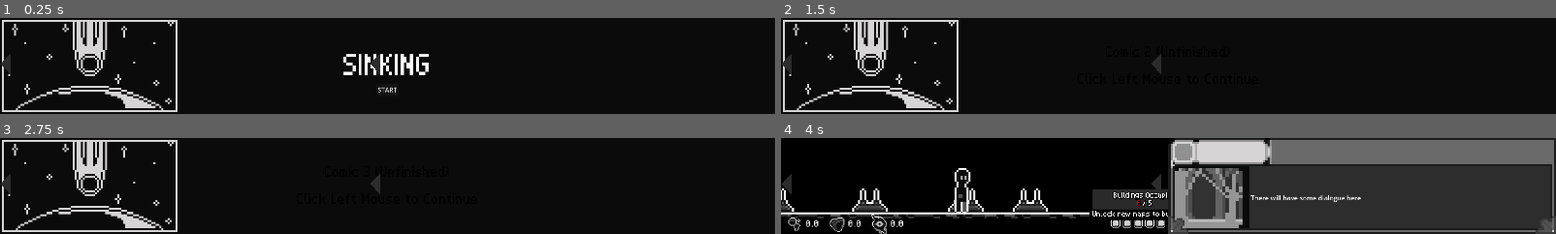
Above: before the commit, frames 1-4 (two rows, left to right).
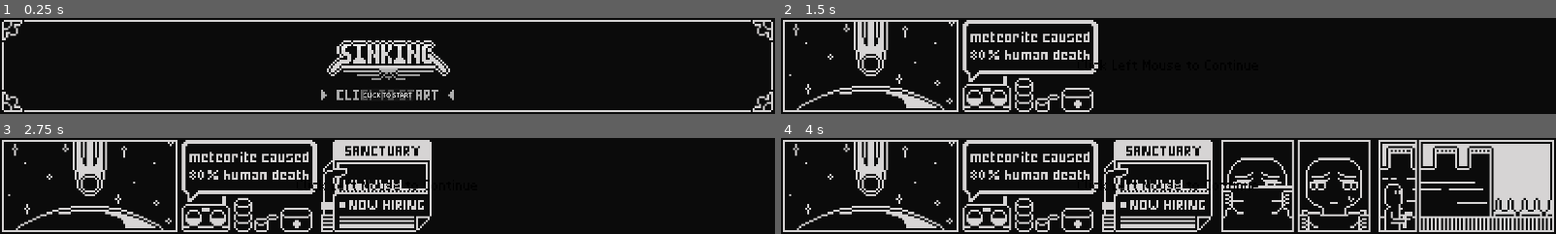
Above: after the commit, the same moments.

Repository: CarolShi417/Sinking
Game: Godot game, scene res://scenes/Scene/overall.tscn
Same seed, same stepped clock (60 frames per second), same inputs: the game is played once before the commit and once after it. This scene is started directly instead of the project's main scene.
Inputs (mouse positions are in pixels of both pictures, inside the frame that each line leads up to):
- Up to frame 1 (0.25 s): no input
- Up to frame 2 (1.5 s): click "START" (after the commit: "CLICK TO START") at 0.5 s; tap Enter at 1.25 s; move the mouse to (1339, 61) at 1.27 s; click (1339, 61) at 1.42 s
- Up to frame 3 (2.75 s): tap Space at 2 s; move the mouse to (232, 190) at 2.02 s; click (232, 190) at 2.17 s
- Up to frame 4 (4 s): tap Enter at 2.75 s; move the mouse to (1246, 164) at 2.77 s; click (1246, 164) at 2.92 s; tap Space at 3.5 s; move the mouse to (1129, 205) at 3.52 s; click (1129, 205) at 3.67 s

The runs differ from the first frame. In frame 1, 12% of the frame differs, in the area x 0-100%, y 2-98%; in frame 2, 6.1%; in frame 3, 12%; in frame 4, 63%, in the area x 0-100%, y 2-100%.
Error before the commit: Invalid access to property or key 'map_selected' on a base object of type 'null instance'. (res://scenes/Scene/maps_controller.gd:17)

Commit message:
1优化代码中所有root/；2更新开始界面和开场漫画
1 把所有get node “root”绝对路径改为../../相对路径，方便多个场景单独运行

Diff:
--- a/scenes/Scene/maps_controller.gd
+++ b/scenes/Scene/maps_controller.gd
@@ -1,7 +1,7 @@
 extends Sprite2D
 
 
-@onready var map_select_panel : PanelContainer = get_node("/root/Game/GameScreenUI/MapSelectPanel")
+@onready var map_select_panel : PanelContainer = get_node("../../../GameScreenUI/MapSelectPanel")
 var current_map_id: String = ""
 @export var mapA: Sprite2D
 @export var mapB: Sprite2D
--- a/scenes/UI/ArrowScrollforMain.gd
+++ b/scenes/UI/ArrowScrollforMain.gd
@@ -2,7 +2,7 @@
 
 @export var scroll_direction := 1      # 左箭头 = -1, 右箭头 = 1
 @export var scroll_speed := 300.0
-@onready var main_texture := get_node("/root/Game/MainZoneClip/MainTexture")  # 地图 Node2D
+@onready var main_texture := get_node("../../../MainZoneClip/MainTexture")  # 地图 Node2D
 
 var hovering := false
 
--- a/scenes/UI/building_vacancy_panel.gd
+++ b/scenes/UI/building_vacancy_panel.gd
@@ -4,7 +4,7 @@
 @export var filled_texture: Texture2D
 
 @onready var hbox : HBoxContainer = $MarginContainer/HBoxContainer
-@onready var vacancyInfoPanel : PanelContainer = get_node("/root/Game/GameScreenUI/BuildingVacancyInfoPanel")
+@onready var vacancyInfoPanel : PanelContainer = get_node("../BuildingVacancyInfoPanel")
 
 var capacity := 5
 var occupied := 0
--- a/scenes/UI/button_assign_controller.gd
+++ b/scenes/UI/button_assign_controller.gd
@@ -1,11 +1,11 @@
 extends Node
 
-@onready var map_select_panel : PanelContainer = get_node("/root/Game/GameScreenUI/MapSelectPanel")
+@onready var map_select_panel : PanelContainer = get_node("../../GameScreenUI/MapSelectPanel")
 
 signal on_assign_worker
 
 func _ready():
-
+	#print(get_path())
 	map_select_panel.has_assigned.connect(_on_assigned_pressed)
 
 func _on_assigned_pressed():
--- a/scenes/UI/game_screen_ui.tscn
+++ b/scenes/UI/game_screen_ui.tscn
@@ -30,6 +30,7 @@
 real_time_fragment_gain_display = NodePath("../../RealTimeFragmentGainDisplay")
 
 [node name="MapSelectPanel" parent="." instance=ExtResource("3_gunxf")]
+unique_name_in_owner = true
 z_index = 50
 layout_mode = 1
 anchors_preset = 0
@@ -111,7 +112,7 @@
 texture = ExtResource("7_1dlqw")
 offset = Vector2(-480, 120)
 
-[node name="CanvasLayer" type="CanvasLayer" parent="."]
+[node name="CanvasLayer" type="Node2D" parent="."]
 
 [node name="LeftArrow" parent="CanvasLayer" instance=ExtResource("10_plqit")]
 z_index = 110
--- a/scenes/UI/game_ui_theme.tres
+++ b/scenes/UI/game_ui_theme.tres
@@ -3,7 +3,7 @@
 [ext_resource type="FontFile" uid="uid://caji7scvx16ur" path="res://assets/UI/Fonts/pixelFont-7-8x14-sproutLands.ttf" id="1_63rmd"]
 [ext_resource type="Texture2D" uid="uid://l7o0do0pvstt" path="res://assets/UI/map_fragment&timeProgress/map_progress_bar.png" id="3_vespo"]
 [ext_resource type="Texture2D" uid="uid://7kgcf0m8pnri" path="res://assets/UI/main_all/main_building_icon_occupied.png" id="4_rvk2n"]
-[ext_resource type="Texture2D" uid="uid://8ms5d8lgftpw" path="res://assets/UI/B&W Sprite sheet for Basic Pack.png" id="4_vespo"]
+[ext_resource type="Texture2D" uid="uid://8ms5d8lgftpw" path="res://assets/UI/美术没画程序就从这里面拿/B&W Sprite sheet for Basic Pack.png" id="4_vespo"]
 
 [sub_resource type="StyleBoxFlat" id="StyleBoxFlat_vespo"]
 bg_color = Color(0.6, 0.6, 0.6, 0.37254903)
--- a/scenes/UI/left_arrow.tscn
+++ b/scenes/UI/left_arrow.tscn
@@ -3,10 +3,12 @@
 [node name="LeftArrow" type="Area2D"]
 
 [node name="CollisionPolygon2D" type="CollisionPolygon2D" parent="."]
+z_index = 110
 position = Vector2(9, 116)
 polygon = PackedVector2Array(-8, 0, 18, -28, 18, 26)
 
 [node name="Polygon2D" type="Polygon2D" parent="."]
+z_index = 110
 position = Vector2(0, 116)
 color = Color(0.17641911, 0.17641908, 0.17641908, 1)
 polygon = PackedVector2Array(1, -1, 27, -28, 27, 26)
--- a/scenes/UI/map_time_info_bar.gd
+++ b/scenes/UI/map_time_info_bar.gd
@@ -13,13 +13,13 @@
 # ===============================
 # 获取 MapSelectPanelController 节点（用于读取当前选中的地图）
 # ===============================
-@onready var map_select_panel: PanelContainer = get_node("/root/Game/GameScreenUI/MapSelectPanel")
+@onready var map_select_panel: PanelContainer = get_node("../../MapSelectPanel")
 
 # ===============================
 # InfoBar 专用 hover 触发区（Area2D，挂 info_bar_hover_area.gd）
 # 需要在编辑器中把该 Area2D 节点路径填到这里
 # ===============================
-@onready var info_bar_hover_area: Area2D = get_node("/root/Game/GameScreenUI/RealTimeFragmentGainDisplay/RealTimeFragGainArea2D")
+@onready var info_bar_hover_area: Area2D = get_node("../RealTimeFragGainArea2D")
 @export var hide_delay: float = 2.0 #隐藏时间，以inspector为准
 
 # Working 开始后延迟隐藏的计时器
--- a/scenes/UI/start/opening_comic.gd
+++ b/scenes/UI/start/opening_comic.gd
@@ -3,7 +3,7 @@
 signal comic_finished #所有漫画播放完毕，发出信号给总UI Control
 
 @export var comic_images: Array[Texture2D] #存放漫画
-@export var comic_subtitles: Array[Label]    #存放漫画字幕
+@onready var subtitle_label = $CenterContainer/PanelContainer/Label  # 单个 Label 节点
 
 @onready var texture_rect = $CenterContainer/TextureRect   #申明漫画载体节点
 
@@ -12,6 +12,7 @@
 
 func start():
 	index = 0    # 重置索引，从第一张开始
+	subtitle_label.show()
 	show_comic() # 显示第一张漫画
 
 # ===============================
@@ -20,25 +21,16 @@
 func show_comic():
 	texture_rect.texture = comic_images[index]
 
-	# 隐藏所有字幕（避免多个同时显示）
-	for label in comic_subtitles:
-		label.hide()
-
-	# 显示当前漫画对应的字幕
-	if index < comic_subtitles.size():
-		comic_subtitles[index].show()
-
 # 点击进入下一张
 func _input(event):
 	if event is InputEventMouseButton and event.pressed:
 		next()
 
 # ===============================
-# 切换到下一张漫画 + 对应字幕
+# 切换到下一张漫画
 # ===============================
 func next():
 	index += 1
-
 	#如果已经是最后一张，停止播放漫画
 	if index >= comic_images.size():
 		finish()
@@ -49,8 +41,5 @@
 # 结束播放
 # ===============================
 func finish():
-	# 隐藏所有字幕
-	for label in comic_subtitles:
-		label.hide()
-
+	subtitle_label.hide()
 	comic_finished.emit() #发出信号，漫画播放完毕
--- a/scenes/UI/start/opening_comic.tscn
+++ b/scenes/UI/start/opening_comic.tscn
@@ -1,10 +1,14 @@
-[gd_scene load_steps=4 format=3 uid="uid://4btqj0mbigwe"]
+[gd_scene load_steps=8 format=3 uid="uid://4btqj0mbigwe"]
 
 [ext_resource type="Theme" uid="uid://ddgo3b8f6fttt" path="res://scenes/UI/game_ui_theme.tres" id="1_4yrja"]
 [ext_resource type="Script" uid="uid://21dcqak0gb7i" path="res://scenes/UI/start/opening_comic.gd" id="2_esvuy"]
 [ext_resource type="Texture2D" uid="uid://b2d0vd1pqybw0" path="res://assets/sprites/opening_comic/opening_comic_01.png" id="3_tkrge"]
+[ext_resource type="Texture2D" uid="uid://cw6oxwkqdven1" path="res://assets/sprites/opening_comic/opening_comic_02.png" id="4_k3dhm"]
+[ext_resource type="Texture2D" uid="uid://c6ntvic1vb576" path="res://assets/sprites/opening_comic/opening_comic_03.png" id="5_lnsro"]
+[ext_resource type="Texture2D" uid="uid://cy6owy2k0ev4i" path="res://assets/sprites/opening_comic/opening_comic_04.png" id="6_oromh"]
+[ext_resource type="Texture2D" uid="uid://b6kchjbmp2m4r" path="res://assets/sprites/opening_comic/opening_comic_05.png" id="7_6fonj"]
 
-[node name="OpeningComic" type="Control" node_paths=PackedStringArray("comic_subtitles")]
+[node name="OpeningComic" type="Control"]
 z_index = 200
 layout_mode = 3
 anchors_preset = 0
@@ -12,49 +16,30 @@
 size_flags_vertical = 4
 theme = ExtResource("1_4yrja")
 script = ExtResource("2_esvuy")
-comic_images = Array[Texture2D]([ExtResource("3_tkrge"), ExtResource("3_tkrge"), ExtResource("3_tkrge")])
-comic_subtitles = [NodePath("CenterContainer/PanelContainer/Label"), NodePath("CenterContainer/PanelContainer/Label2"), NodePath("CenterContainer/PanelContainer/Label3")]
+comic_images = Array[Texture2D]([ExtResource("3_tkrge"), ExtResource("4_k3dhm"), ExtResource("5_lnsro"), ExtResource("6_oromh"), ExtResource("7_6fonj")])
 
 [node name="CenterContainer" type="CenterContainer" parent="."]
+z_index = 200
 layout_mode = 0
 offset_right = 40.0
 offset_bottom = 40.0
 
 [node name="TextureRect" type="TextureRect" parent="CenterContainer"]
+z_index = 200
 layout_mode = 2
 texture = ExtResource("3_tkrge")
 
 [node name="PanelContainer" type="PanelContainer" parent="CenterContainer"]
+z_index = 200
 layout_mode = 2
 theme = ExtResource("1_4yrja")
 theme_type_variation = &"TransparentPanel"
 
 [node name="Label" type="Label" parent="CenterContainer/PanelContainer"]
+z_index = 200
 layout_mode = 2
 theme = ExtResource("1_4yrja")
 theme_type_variation = &"Test_centered_label"
-text = "Comic 1 (Unfinished)
-
-Click Left Mouse to Continue"
+text = "Click Left Mouse to Continue"
 horizontal_alignment = 1
 vertical_alignment = 1
-
-[node name="Label2" type="Label" parent="CenterContainer/PanelContainer"]
-layout_mode = 2
-theme = ExtResource("1_4yrja")
-theme_type_variation = &"Test_centered_label"
-text = "Comic 2 (Unfinished)
-
-Click Left Mouse to Continue"
-horizontal_alignment = 1
-vertical_alignment = 1
-
-[node name="Label3" type="Label" parent="CenterContainer/PanelContainer"]
-layout_mode = 2
-theme = ExtResource("1_4yrja")
-theme_type_variation = &"Test_centered_label"
-text = "Comic 3 (Unfinished)
-
-Click Left Mouse to Continue"
-horizontal_alignment = 1
-vertical_alignment = 1
--- a/scenes/UI/start/start_menu.tscn
+++ b/scenes/UI/start/start_menu.tscn
@@ -1,46 +1,41 @@
-[gd_scene load_steps=5 format=3 uid="uid://bpsyh6efc6man"]
+[gd_scene load_steps=4 format=3 uid="uid://bpsyh6efc6man"]
 
 [ext_resource type="Script" uid="uid://cexka0a4jaa2k" path="res://scenes/UI/start/start_menu.gd" id="1_co1y6"]
 [ext_resource type="Theme" uid="uid://ddgo3b8f6fttt" path="res://scenes/UI/game_ui_theme.tres" id="2_7jcfq"]
-[ext_resource type="Texture2D" uid="uid://b2d0vd1pqybw0" path="res://assets/sprites/opening_comic/opening_comic_01.png" id="2_35qqp"]
-[ext_resource type="FontFile" uid="uid://caji7scvx16ur" path="res://assets/UI/Fonts/pixelFont-7-8x14-sproutLands.ttf" id="3_35qqp"]
+[ext_resource type="Texture2D" uid="uid://cl6p45awgrv6k" path="res://assets/sprites/opening_comic/opening_comic_00.png" id="2_co1y6"]
 
 [node name="StartMenu" type="Control"]
 layout_mode = 3
 anchors_preset = 0
 script = ExtResource("1_co1y6")
 
-[node name="CenterContainer" type="CenterContainer" parent="."]
-layout_mode = 1
+[node name="TextureRect" type="TextureRect" parent="."]
+z_index = 201
+layout_mode = 0
 offset_right = 1920.0
 offset_bottom = 240.0
-
-[node name="TextureRect" type="TextureRect" parent="CenterContainer"]
-layout_mode = 2
-texture = ExtResource("2_35qqp")
+texture = ExtResource("2_co1y6")
 stretch_mode = 6
 
-[node name="PanelContainer" type="PanelContainer" parent="CenterContainer"]
+[node name="PanelContainer" type="PanelContainer" parent="."]
+z_index = 201
 custom_minimum_size = Vector2(50, 150)
-layout_mode = 2
+layout_mode = 0
+offset_left = 895.0
+offset_top = 58.0
+offset_right = 1025.0
+offset_bottom = 208.0
 theme = ExtResource("2_7jcfq")
 theme_type_variation = &"TransparentPanel"
 
-[node name="Label" type="Label" parent="CenterContainer/PanelContainer"]
-layout_mode = 2
-theme_override_fonts/font = ExtResource("3_35qqp")
-theme_override_font_sizes/font_size = 60
-text = "SINKING"
-horizontal_alignment = 1
-vertical_alignment = 1
-
-[node name="Button" type="Button" parent="CenterContainer/PanelContainer"]
+[node name="Button" type="Button" parent="PanelContainer"]
+z_index = 201
 layout_mode = 2
 size_flags_horizontal = 4
 size_flags_vertical = 8
 theme = ExtResource("2_7jcfq")
 theme_type_variation = &"TestButton"
-text = "START"
+text = "CLICK TO START"
 icon_alignment = 1
 
-[connection signal="pressed" from="CenterContainer/PanelContainer/Button" to="." method="_on_button_pressed"]
+[connection signal="pressed" from="PanelContainer/Button" to="." method="_on_button_pressed"]
--- a/scripts/case/Template.gd
+++ b/scripts/case/Template.gd
@@ -1,21 +1,44 @@
 extends Node
+# ============================================================
+# GDScript 常用句法模板
+# ============================================================
 
+# ------------------------------------------------------------
+# 1. 获取节点的几种方式
+# ------------------------------------------------------------
+
+# ① 绝对路径（⚠️ 不推荐，换场景根节点会报错）
+#@onready var panel = get_node("/root/Game/GameScreenUI/MapSelectPanel")
+
+# ② %UniqueNames（仅限同一场景 owner 内的节点）
+#    编辑器里右键节点 → "Access as Unique Name"
+#@onready var panel: PanelContainer = %MapSelectPanel
+
+# ③ 相对路径（推荐，../ 往上爬）
+#    例：从 Game/MapTexture/ScreenArea/maps 找 Game/GameScreenUI/MapSelectPanel
+#@onready var panel: PanelContainer = get_node("../../../GameScreenUI/MapSelectPanel")
+
+# ④ Groups（适合动态生成的节点）
 #@onready var worker_rest = get_tree().get_first_node_in_group("WorkerResting")
 #@onready var worker_work = get_tree().get_first_node_in_group("WorkerWorking")
 
-# 如何接收信号
-#@onready var test_button_speedup = get_tree().get_first_node_in_group("TestButton")
-# onready
-#test_button_speedup.fast_button_pressed.connect(_speedup_timers)
+# ------------------------------------------------------------
+# 2. 信号连接
+# ------------------------------------------------------------
 
-#如何直接获取根目录节点： var panel = get_node("/root/Game/GameScreenUI/MapSelectPanel")
+#@onready var button = get_tree().get_first_node_in_group("TestButton")
+#func _ready():
+#    button.fast_button_pressed.connect(_speedup_timers)
 
+# ------------------------------------------------------------
+# 3. 状态切换（配合 Autoload）
+# ------------------------------------------------------------
 
-#func _ready() -> void:
-	#GameState.state_changed.connect(_on_state_changed)
-#
+#func _ready():
+#    GameState.state_changed.connect(_on_state_changed)
 #
 #func _on_state_changed(state):
-	#if state == DataTypes.GameState.Resting:
-		#
-	#if state == DataTypes.GameState.Working:
+#    if state == DataTypes.GameState.Resting:
+#        pass
+#    if state == DataTypes.GameState.Working:
+#        pass
Renamed: assets/UI/B&W Sprite sheet for Basic Pack.png -> assets/UI/美术没画程序就从这里面拿/B&W Sprite sheet for Basic Pack.png
Not shown, changed: assets/UI/美术没画程序就从这里面拿/B&W Sprite sheet for Basic Pack.png.import
Renamed: assets/UI/Sprite sheet for Basic Pack.png -> assets/UI/美术没画程序就从这里面拿/Sprite sheet for Basic Pack.png
Not shown, changed: assets/UI/美术没画程序就从这里面拿/Sprite sheet for Basic Pack.png.import
